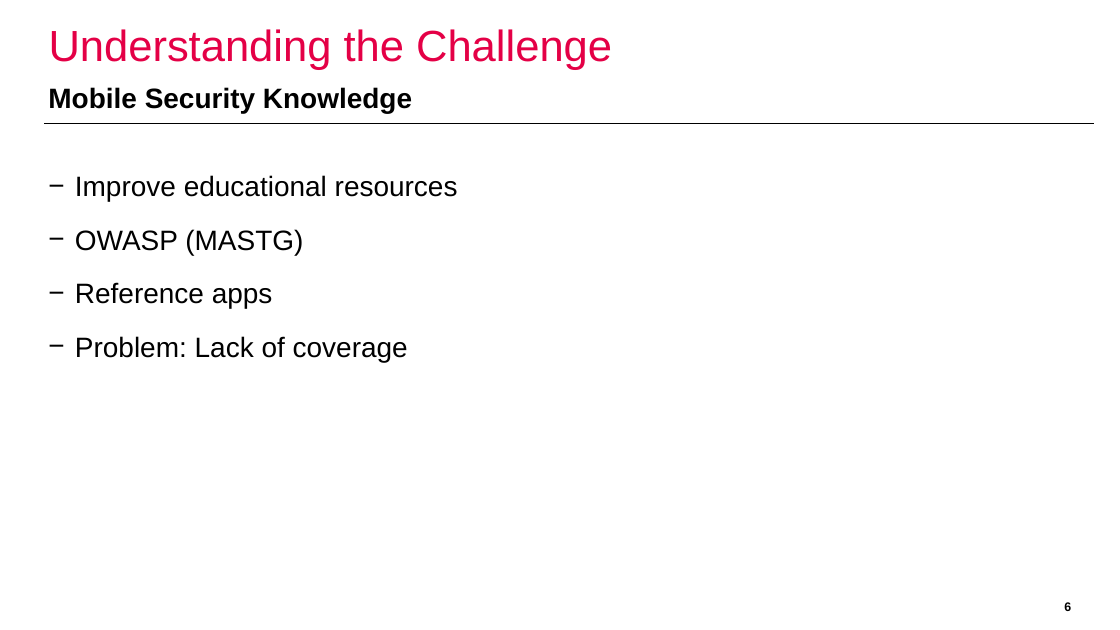
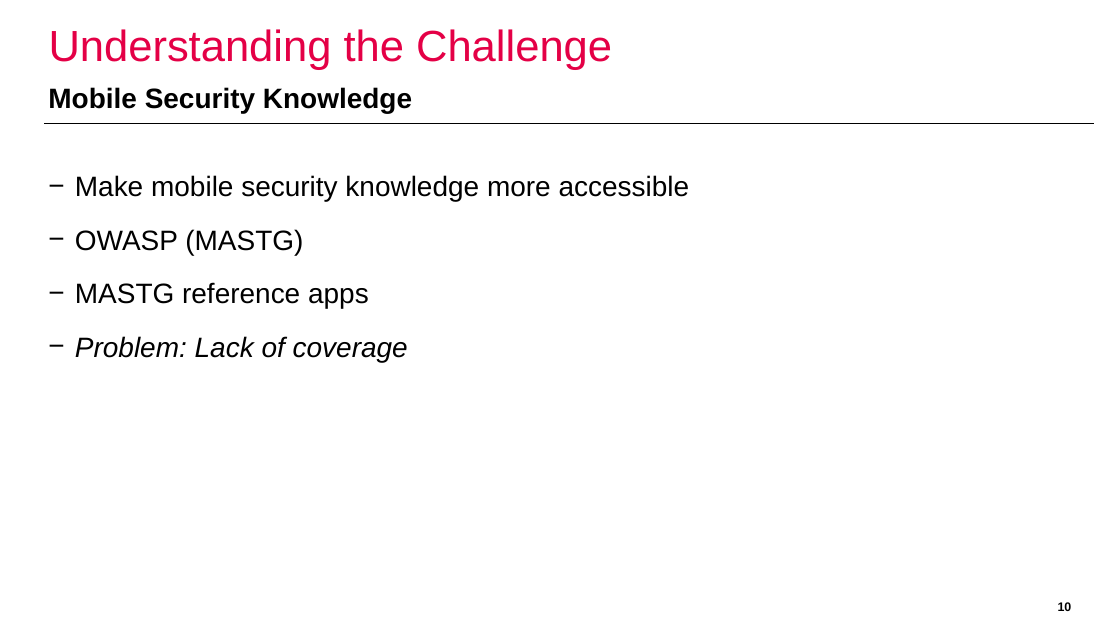
Before and after one commit to domi-cmd/Reference_Application_for_OWASP_MASTG, a slide deck: slide 10 of dev_documents/presentation/ba_thesis_presentation_kronig.pptx (slide 6 before the commit). Drawn at 1120x630 pixels with LibreOffice and Linux fonts; fonts in the diff are those of the drawing; background and template pictures are left out. Boxes give left, top, right and bottom in pixels: in the first picture for what was removed or moved away, otherwise in the second. Text is boxed around its words. In the diff, an @@ line names an element or a change of style, - is before the commit and + after.

```diff
--- a/dev_documents/presentation/ba_thesis_presentation_kronig.pptx
+++ b/dev_documents/presentation/ba_thesis_presentation_kronig.pptx
@@ text at (x1=75, y1=175, x2=690, y2=201): text changed @@
-− Improve educational resources
+− Make mobile security knowledge more accessible
@@ text at (x1=75, y1=282, x2=369, y2=308): text changed @@
-− Reference apps
+− MASTG reference apps
@@ text at (x1=75, y1=336, x2=408, y2=362): italic on in "Problem: Lack of coverage" @@
@@ page number at (x1=1058, y1=602, x2=1072, y2=611): text changed @@
-6
+10
```
Also in this commit, not shown: 5 other slides changed, 5 slides added, 1 slide removed.
